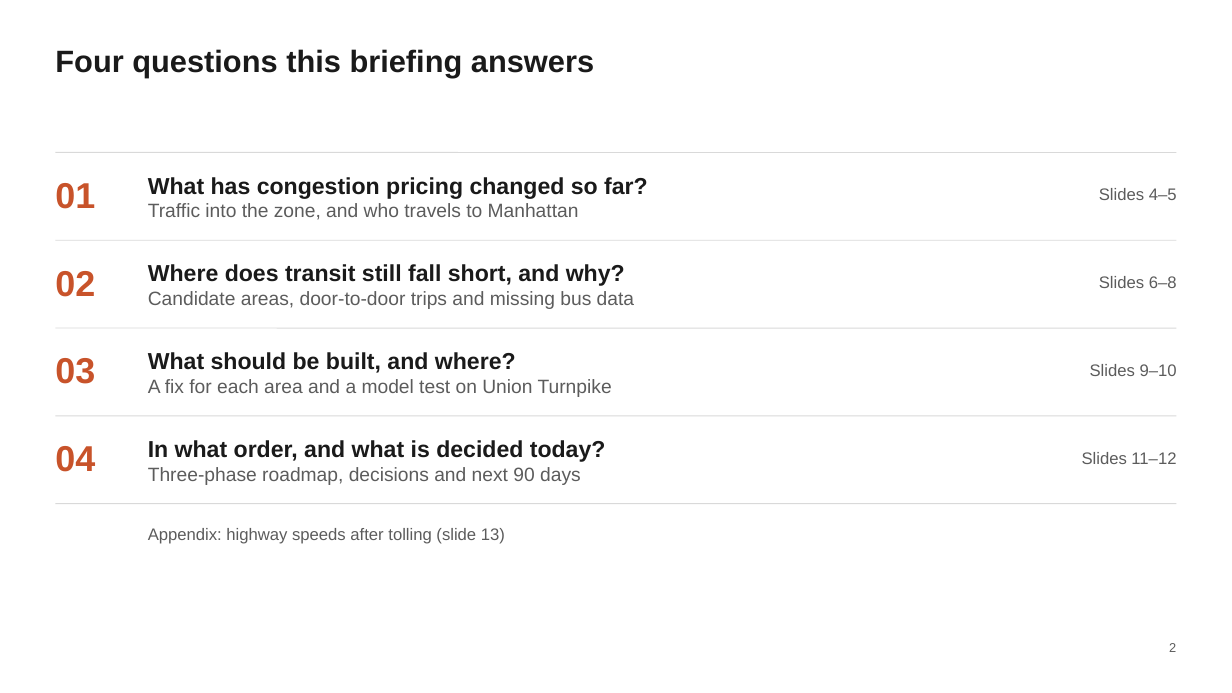
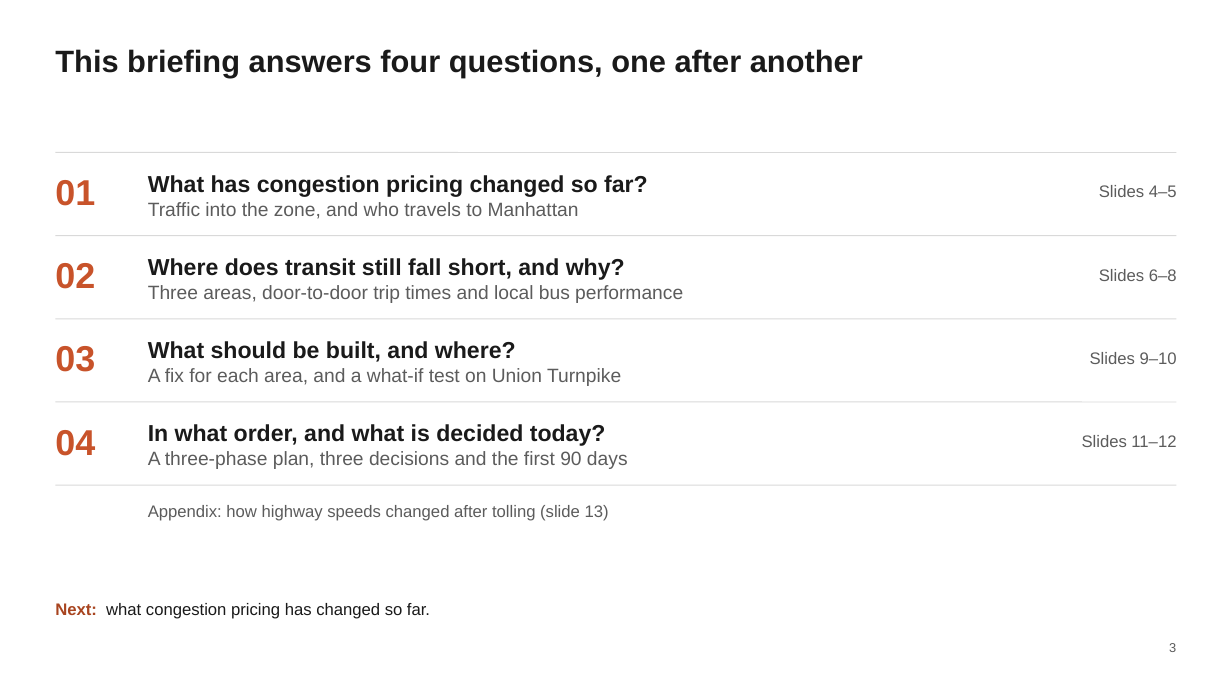
Before and after one commit to saka07/nyc-mobility-atlas, a slide deck: slide 3 of NYC_Mobility_Strategy.pptx (slide 2 before the commit). Drawn at 1232x693 pixels with LibreOffice and Linux fonts; fonts in the diff are those of the drawing. Boxes give left, top, right and bottom in pixels: in the first picture for what was removed or moved away, otherwise in the second. Text is boxed around its words. In the diff, an @@ line names an element or a change of style, - is before the commit and + after.

Commit message:
Match deck v5: simpler story, bus data, click to clear

```diff
--- a/NYC_Mobility_Strategy.pptx
+++ b/NYC_Mobility_Strategy.pptx
@@ title at bbox=[55, 49, 863, 78]: text changed @@
-Four questions this briefing answers
+This briefing answers four questions, one after another
@@ 2 texts, 1 line: place and size @@
-2 texts, 1 line at bbox=[55, 240, 1177, 297]
+2 texts, 1 line at bbox=[55, 236, 1177, 289]
@@ text at bbox=[148, 285, 683, 303]: text changed @@
-Candidate areas, door-to-door trips and missing bus data
+Three areas, door-to-door trip times and local bus performance
@@ 3 texts, 1 line: place and size @@
-3 texts, 1 line at bbox=[55, 328, 1177, 397]
+3 texts, 1 line at bbox=[55, 319, 1177, 386]
@@ text at bbox=[148, 368, 621, 386]: text changed @@
-A fix for each area and a model test on Union Turnpike
+A fix for each area, and a what-if test on Union Turnpike
@@ 3 texts, 1 line: place and size @@
-3 texts, 1 line at bbox=[55, 416, 1177, 485]
+3 texts, 1 line at bbox=[55, 402, 1177, 469]
@@ text at bbox=[148, 451, 628, 469]: text changed @@
-Three-phase roadmap, decisions and next 90 days
+A three-phase plan, three decisions and the first 90 days
@@ line moved from (55, 504) - (1177, 504) to (55, 485) - (1177, 485) @@
@@ text at bbox=[148, 505, 609, 521]: text changed @@
-Appendix: highway speeds after tolling (slide 13)
+Appendix: how highway speeds changed after tolling (slide 13)
@@ text added at bbox=[55, 603, 430, 619], 13 pt, text #1A1A1A @@
+Next: what congestion pricing has changed so far.
```
Also in this commit, not shown: 11 other slides changed, 1 slide added, 9 other files.
